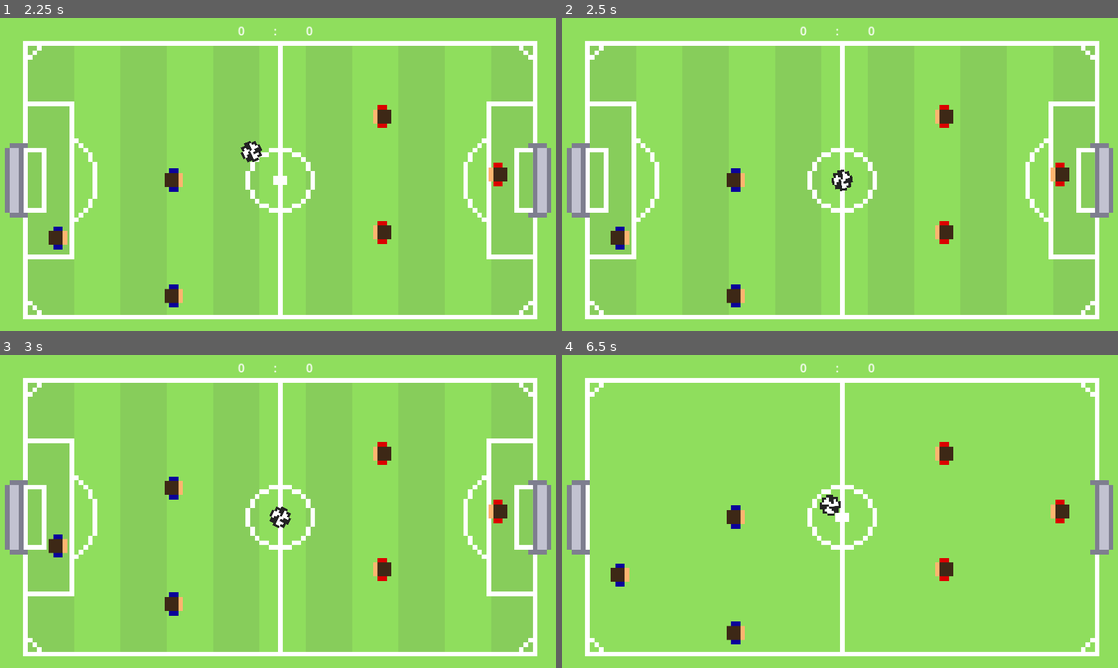
Above: before the commit, frames 1-4 (two rows, left to right).
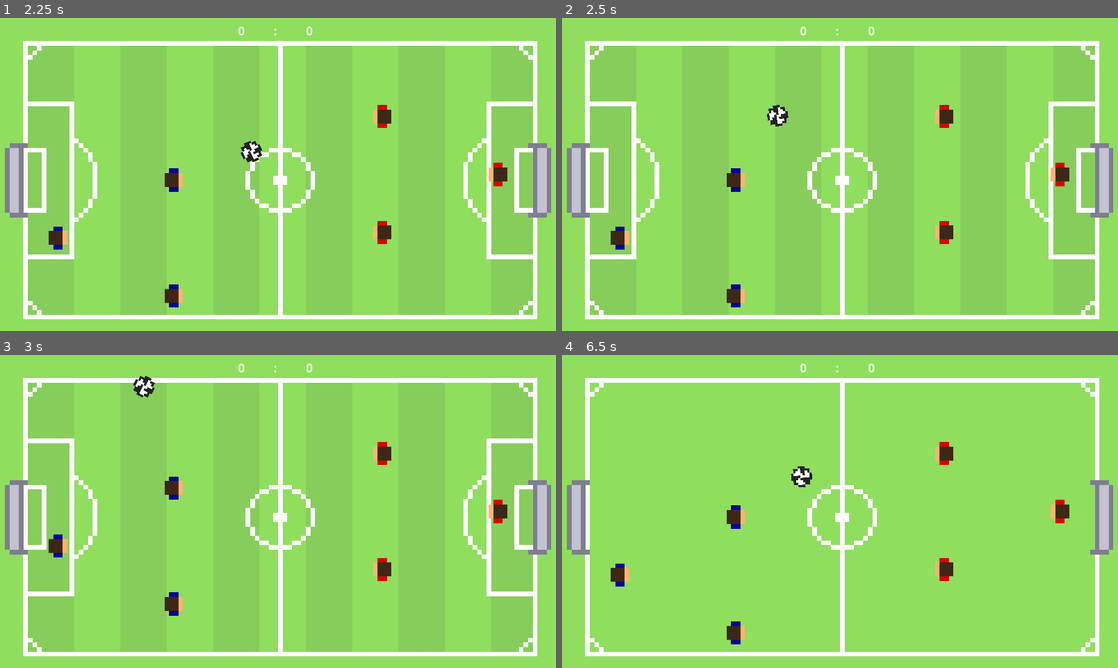
Above: after the commit, the same moments.

Repository: HephaistosForge/Boltzplatz
Game: Godot game, scene res://world.tscn
The game is run twice, just before and just after one commit, with the same random seed, the same clock (stepped at 60 frames per second) and the same inputs. The engine's default icon, where the game draws it, is replaced by a stand-in: a white triangle on a blue panel in a dark square.
Inputs:
- Up to frame 1 (2.25 s): tap Enter (kick_player_right, bound only after the commit) at 0.5 s; hold Enter (kick_player_right, bound only after the commit) 0.53-1.28 s; tap Alt (alt, bound only before the commit) at 0.6, 1.55, 2.1 s; tap Space (space, bound only before the commit) at 0.8, 1.35 s; hold S (down_player_left) 1.28-2.03 s; hold Enter (kick_player_right, bound only after the commit) from 2.03 s (still down)
- Up to frame 2 (2.5 s): keep holding Enter (kick_player_right, bound only after the commit); tap Space (space, bound only before the commit) at 2.3 s
- Up to frame 3 (3 s): release Enter (kick_player_right, bound only after the commit) at 2.78 s; hold W (up_player_left) from 2.78 s (still down); tap Space (space, bound only before the commit) at 2.85 s
- Up to frame 4 (6.5 s): tap Alt (alt, bound only before the commit) at 3.05, 3.6, 4.55, 5.1, 6.05 s; release W (up_player_left) at 3.53 s; hold S (down_player_left) 3.53-5.78 s; tap Space (space, bound only before the commit) at 3.8, 4.35, 5.3, 5.85 s; tap R (reset_ball, bound only after the commit) at 4.15 s; hold Enter (kick_player_right, bound only after the commit) from 5.78 s (still down)

Frame 1 is identical in both runs. In frame 2, 0.3% of the frame differs, in the area x 36-53%, y 27-56%; in frame 3, 0.3%; in frame 4, 0.4%, in the area x 41-51%, y 35-52%.

Commit message:
Add Figure kicking feature, Improve hotkey naming, Improve Figure collision shape

Diff:
--- a/hotkey.gd
+++ b/hotkey.gd
@@ -2,10 +2,10 @@
 
 
 func _process(_delta):
-	if Input.is_action_just_pressed("space"):
+	if Input.is_action_just_pressed("reset_ball"):
 		var ball = get_parent().get_node("Ball")
 		ball.set_to_position(get_viewport().get_visible_rect().get_center())
 
-	if Input.is_action_just_pressed("alt"):
+	if Input.is_action_just_pressed("change_level_settings"):
 		var level_manager = get_parent().get_node("LevelManager")
 		level_manager.set_random_level_settings()
--- a/project.godot
+++ b/project.godot
@@ -43,13 +43,23 @@
 "events": [Object(InputEventKey,"resource_local_to_scene":false,"resource_name":"","device":-1,"window_id":0,"alt_press …(182 unchanged characters)…
 ]
 }
-space={
+reset_ball={
+"deadzone": 0.5,
+"events": [Object(InputEventKey,"resource_local_to_scene":false,"resource_name":"","device":-1,"window_id":0,"alt_pressed":false,"shift_pressed":false,"ctrl_pressed":false,"meta_pressed":false,"pressed":false,"keycode":0,"physical_keycode":82,"key_label":0,"unicode":114,"echo":false,"script":null)
+]
+}
+change_level_settings={
+"deadzone": 0.5,
+"events": [Object(InputEventKey,"resource_local_to_scene":false,"resource_name":"","device":-1,"window_id":0,"alt_pressed":false,"shift_pressed":false,"ctrl_pressed":false,"meta_pressed":false,"pressed":false,"keycode":0,"physical_keycode":4194328,"key_label":0,"unicode":0,"echo":false,"script":null)
+]
+}
+kick_player_left={
 "deadzone": 0.5,
 "events": [Object(InputEventKey,"resource_local_to_scene":false,"resource_name":"","device":-1,"window_id":0,"alt_pressed":false,"shift_pressed":false,"ctrl_pressed":false,"meta_pressed":false,"pressed":false,"keycode":0,"physical_keycode":32,"key_label":0,"unicode":32,"echo":false,"script":null)
 ]
 }
-alt={
+kick_player_right={
 "deadzone": 0.5,
-"events": [Object(InputEventKey,"resource_local_to_scene":fa …(145 unchanged characters)… lse,"keycode":0,"physical_keycode":4194328,"key_label":0,"unicode":0,"echo":false,"script":null)
+"events": [Object(InputEventKey,"resource_local_to_scene":fa …(145 unchanged characters)… lse,"keycode":0,"physical_keycode":4194309,"key_label":0,"unicode":0,"echo":false,"script":null)
 ]
 }
--- a/scenes/figure/figure.tscn
+++ b/scenes/figure/figure.tscn
@@ -10,5 +10,5 @@
 texture = ExtResource("2_2gt8k")
 
 [node name="CollisionShape2D" type="CollisionShape2D" parent="."]
-scale = Vector2(6, 6)
+scale = Vector2(3, 3)
 shape = SubResource("CircleShape2D_48e0b")
--- a/scenes/rods_with_figures/rod_with_figures.gd
+++ b/scenes/rods_with_figures/rod_with_figures.gd
@@ -5,12 +5,20 @@
 const UP_PLAYER_RIGHT: String = "up_player_right"
 const DOWN_PLAYER_LEFT: String = "down_player_left"
 const DOWN_PLAYER_RIGHT: String = "down_player_right"
+const KICK_PLAYER_LEFT: String = "kick_player_left"
+const KICK_PLAYER_RIGHT: String = "kick_player_right"
+
+const KICKING_SPEED = 0.05 # Speed of collision shape kicking tween; Smaller is faster
 
 @export var _movement_speed = 500.0
 @export var images: Array[CompressedTexture2D]
 @export var _player_type: PLAYER_TYPE = PLAYER_TYPE.PLAYER_LEFT
 
 var input_direction: float = 0.0
+var kicking_vector: Vector2 = Vector2(50, 0)
+
+var is_kicking: bool = false
+var can_kick: bool = true
 
 enum PLAYER_TYPE {
 	PLAYER_LEFT,
@@ -28,14 +36,31 @@
 			else:
 				printerr("Player type unrecognised: %s" % str(_player_type))
 
+	if _player_type == PLAYER_TYPE.PLAYER_RIGHT:
+		kicking_vector *= -1 # Kick to the left
+
 
 func _physics_process(_delta):
 	if _player_type == PLAYER_TYPE.PLAYER_LEFT:
 		input_direction = Input.get_axis(UP_PLAYER_LEFT, DOWN_PLAYER_LEFT)
+		is_kicking = Input.is_action_just_pressed(KICK_PLAYER_LEFT)
 	elif _player_type == PLAYER_TYPE.PLAYER_RIGHT:
 		input_direction = Input.get_axis(UP_PLAYER_RIGHT, DOWN_PLAYER_RIGHT)
+		is_kicking = Input.is_action_just_pressed(KICK_PLAYER_RIGHT)
 	else:
 		printerr("Player type unrecognised: %s" % str(_player_type))
+
+	if can_kick and is_kicking:
+		can_kick = false
+
+		# Kick by moving collision shape
+		for child in get_children():
+			if child is CharacterBody2D:
+				var tween = create_tween()
+				tween.tween_property(child.get_node("CollisionShape2D"), "position", kicking_vector, KICKING_SPEED)
+				tween.tween_property(child.get_node("CollisionShape2D"), "position", Vector2.ZERO, KICKING_SPEED)
+
+		can_kick = true
 
 	velocity = transform.y * input_direction * _movement_speed
 
